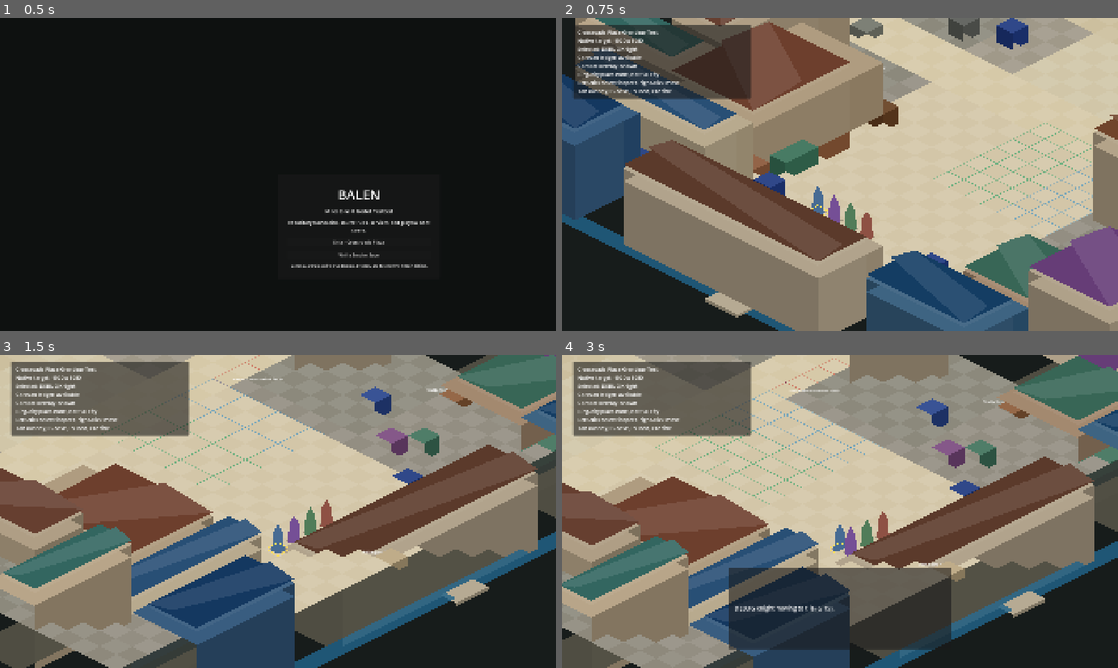
Above: before the commit, frames 1-4 (two rows, left to right).
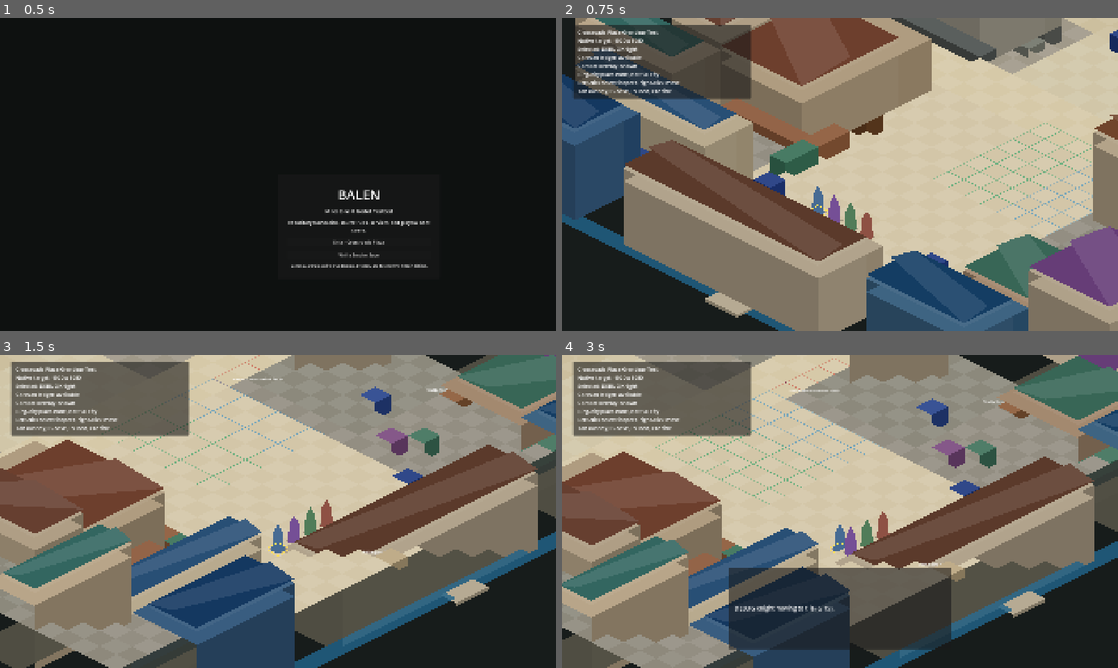
Above: after the commit, the same moments.

Repository: NovakNaumann/balen
Game: Godot game, scene res://scenes/ui/title_screen.tscn
Same seed, same stepped clock (60 frames per second), same inputs: the game is played once before the commit and once after it.
Inputs (mouse positions are in pixels of both pictures, inside the frame that each line leads up to):
- Up to frame 1 (0.5 s): no input
- Up to frame 2 (0.75 s): click "Enter Crossroads Plaza" at 0.5 s
- Up to frame 3 (1.5 s): tap Enter at 1.25 s; move the mouse to (400, 495) at 1.27 s; tap Q (camera_rotate_left) at 1.35 s; click (400, 495) at 1.42 s
- Up to frame 4 (3 s): tap Space at 2 s; drag from (728, 527) to (812, 574) at 2.02 s; tap Enter at 2.75 s; move the mouse to (895, 442) at 2.77 s; right-click (895, 442) at 2.85 s; click (895, 442) at 2.92 s

Frame 1 is identical in both runs. In frame 2, 11% of the frame differs, in the area x 19-100%, y 0-51%; in frame 3, 4.7%; in frame 4, 4.6%.

Commit message:
Fix Crossroads object depth sorting

Diff:
--- a/balen/scenes/testbeds/bootstrap_graybox.tscn
+++ b/balen/scenes/testbeds/bootstrap_graybox.tscn
@@ -171,10 +171,10 @@
 color = Color(0.79, 0.55, 0.31, 1)
 
 [node name="Slayers Guild HQ" type="Node2D" parent="MapAuthoring/Routes" unique_id=2124331688]
-position = Vector2(-1064, -140)
+position = Vector2(-504, -84)
 script = ExtResource("2_authoring")
 kind = 5
-grid_position = Vector2i(-12, 7)
+grid_position = Vector2i(-6, 3)
 display_name = "Slayers Guild HQ"
 color = Color(0.45, 0.46, 0.42, 1)
 
@@ -216,9 +216,9 @@
 blocks_movement = true
 
 [node name="Left Ring City Facade B" type="Node2D" parent="MapAuthoring/Buildings" unique_id=1845153203]
-position = Vector2(-728, -644)
-script = ExtResource("2_authoring")
-grid_position = Vector2i(-18, -5)
+position = Vector2(-448, -616)
+script = ExtResource("2_authoring")
+grid_position = Vector2i(-15, -7)
 footprint = Vector2i(5, 8)
 display_name = "Left Ring City Facade B"
 height_tiles = 4.9
@@ -326,10 +326,10 @@
 blocks_movement = true
 
 [node name="Slayers Guild Plaza Front" type="Node2D" parent="MapAuthoring/Buildings" unique_id=1894927881]
-position = Vector2(-728, -420)
-script = ExtResource("2_authoring")
-grid_position = Vector2i(-14, -1)
-footprint = Vector2i(3, 5)
+position = Vector2(-840, -364)
+script = ExtResource("2_authoring")
+grid_position = Vector2i(-14, 1)
+footprint = Vector2i(8, 5)
 display_name = "Slayers Guild Plaza Front"
 height_tiles = 3.7
 color = Color(0.58, 0.56, 0.5, 1)
@@ -338,9 +338,9 @@
 blocks_movement = true
 
 [node name="Left Ringmarket Row" type="Node2D" parent="MapAuthoring/Buildings" unique_id=78736918]
-position = Vector2(-1288, 28)
-script = ExtResource("2_authoring")
-grid_position = Vector2i(-11, 12)
+position = Vector2(-1120, -56)
+script = ExtResource("2_authoring")
+grid_position = Vector2i(-11, 9)
 footprint = Vector2i(5, 8)
 display_name = "Left Ringmarket Row"
 height_tiles = 3.2
@@ -418,10 +418,10 @@
 color = Color(0.48, 0.29, 0.5, 1)
 
 [node name="Caravan Permit Desk" type="Node2D" parent="MapAuthoring/Tents" unique_id=1700259770]
-position = Vector2(-1008, 168)
-script = ExtResource("2_authoring")
-kind = 4
-grid_position = Vector2i(-6, 12)
+position = Vector2(-1064, 196)
+script = ExtResource("2_authoring")
+kind = 4
+grid_position = Vector2i(-6, 13)
 display_name = "Caravan Permit Desk"
 color = Color(0.4, 0.25, 0.13, 1)
 
@@ -434,10 +434,10 @@
 color = Color(0.25, 0.45, 0.36, 1)
 
 [node name="Slayer Notice Awning" type="Node2D" parent="MapAuthoring/Tents" unique_id=1325766385]
-position = Vector2(-728, -140)
-script = ExtResource("2_authoring")
-kind = 4
-grid_position = Vector2i(-9, 4)
+position = Vector2(-448, -112)
+script = ExtResource("2_authoring")
+kind = 4
+grid_position = Vector2i(-6, 2)
 display_name = "Slayer Notice Awning"
 color = Color(0.35, 0.36, 0.34, 1)
 
@@ -469,10 +469,10 @@
 color = Color(0.22, 0.17, 0.16, 1)
 
 [node name="Crowd West Exit" type="Node2D" parent="MapAuthoring/Crowd" unique_id=985123986]
-position = Vector2(-840, 84)
+position = Vector2(-784, 112)
 script = ExtResource("2_authoring")
 kind = 7
-grid_position = Vector2i(-6, 9)
+grid_position = Vector2i(-5, 9)
 color = Color(0.3, 0.17, 0.18, 1)
 
 [node name="Crowd East Exit" type="Node2D" parent="MapAuthoring/Crowd" unique_id=1595128702]
@@ -492,10 +492,10 @@
 [node name="Banners" type="Node2D" parent="MapAuthoring" unique_id=1374601063]
 
 [node name="Banner West Road" type="Node2D" parent="MapAuthoring/Banners" unique_id=1976757716]
-position = Vector2(-560, -112)
+position = Vector2(-168, -84)
 script = ExtResource("2_authoring")
 kind = 8
-grid_position = Vector2i(-7, 3)
+grid_position = Vector2i(-3, 0)
 display_name = "Blue Gold Civic Banner"
 color = Color(0.12, 0.22, 0.5, 1)
 
--- a/balen/scripts/testbeds/bootstrap_graybox.gd
+++ b/balen/scripts/testbeds/bootstrap_graybox.gd
@@ -8,6 +8,11 @@
 const FOUNTAIN_GRID := Vector2i(0, -6)
 const EAST_WEST_ROAD_Y := 7
 const EVIDENCE_GRID := Vector2i(-9, 11)
+const DEPTH_RIGHT_FACE := 0
+const DEPTH_LEFT_FACE := 1
+const DEPTH_TOP_FACE := 2
+const DEPTH_ROOF_FACE := 3
+const DEPTH_RIDGE_FACE := 4
 const AUTHORING_ROOT_PATH := NodePath("MapAuthoring")
 const AUTHORING_KIND_ROAD := 0
 const AUTHORING_KIND_SIDEWALK := 1
@@ -909,8 +914,8 @@
 		corners[2] + lift,
 		(corners[3] + corners[0]) * 0.5 + lift + Vector2(0.0, -18.0)
 	])
-	_add_polygon("%s Main" % node_name, roof, color, int(corners[2].y) + 18)
-	_add_polygon("%s Ridge" % node_name, ridge, color.lightened(0.10), int(corners[2].y) + 19)
+	_add_polygon("%s Main" % node_name, roof, color, _depth_z(corners[2], DEPTH_ROOF_FACE))
+	_add_polygon("%s Ridge" % node_name, ridge, color.lightened(0.10), _depth_z(corners[2], DEPTH_RIDGE_FACE))
 
 
 func _add_isometric_block(node_name: String, origin: Vector2i, footprint: Vector2i, height_tiles: float, color: Color) -> void:
@@ -925,9 +930,9 @@
 	var right := PackedVector2Array([corners[1] + lift, corners[2] + lift, corners[2], corners[1]])
 	var left := PackedVector2Array([corners[2] + lift, corners[3] + lift, corners[3], corners[2]])
 
-	_add_polygon("%s RightFace" % node_name, right, color.darkened(0.18), int(corners[2].y))
-	_add_polygon("%s LeftFace" % node_name, left, color.darkened(0.28), int(corners[2].y) + 1)
-	_add_polygon("%s TopFace" % node_name, top, color.lightened(0.08), int(corners[2].y) + 2)
+	_add_polygon("%s RightFace" % node_name, right, color.darkened(0.18), _depth_z(corners[2], DEPTH_RIGHT_FACE))
+	_add_polygon("%s LeftFace" % node_name, left, color.darkened(0.28), _depth_z(corners[2], DEPTH_LEFT_FACE))
+	_add_polygon("%s TopFace" % node_name, top, color.lightened(0.08), _depth_z(corners[2], DEPTH_TOP_FACE))
 
 
 func _add_actor_marker(actor_id: String, display_name: String, color: Color) -> void:
@@ -1071,6 +1076,10 @@
 	_world_root.add_child(polygon)
 
 
+func _depth_z(anchor: Vector2, local_order: int = 0) -> int:
+	return int(anchor.y) + local_order
+
+
 func _diamond(center: Vector2) -> PackedVector2Array:
 	return PackedVector2Array([
 		center + Vector2(0.0, -TILE_SIZE.y * 0.5),
--- a/balen/scripts/tests/test_runner.gd
+++ b/balen/scripts/tests/test_runner.gd
@@ -101,6 +101,10 @@
 		if graybox._authored_grid_position(authored_node) != Vector2i(8, -2):
 			failures.append("Runtime placement should follow the visible editor position when it diverges from grid_position.")
 		authored_node.queue_free()
+		var back_anchor: Vector2 = graybox._authoring_position_from_grid(Vector2i(0, 0))
+		var front_anchor: Vector2 = graybox._authoring_position_from_grid(Vector2i(0, 1))
+		if graybox._depth_z(front_anchor, 0) <= graybox._depth_z(back_anchor, 4):
+			failures.append("Foreground objects should sort above the highest local layer of background objects.")
 		if not graybox._is_grid_walkable(Vector2i(0, 0)):
 			failures.append("Central plaza tile should remain walkable.")
 		if not graybox._is_grid_walkable(Vector2i(-12, 7)):
Not shown, changed: README.md
